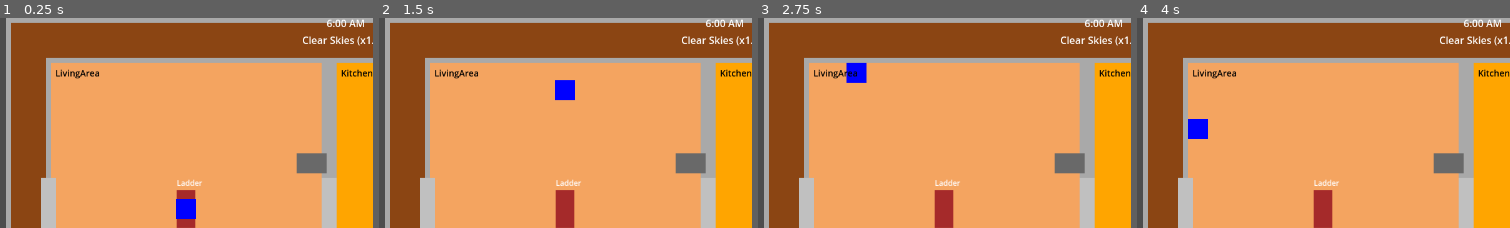
Above: before the commit, frames 1-4 (left to right).
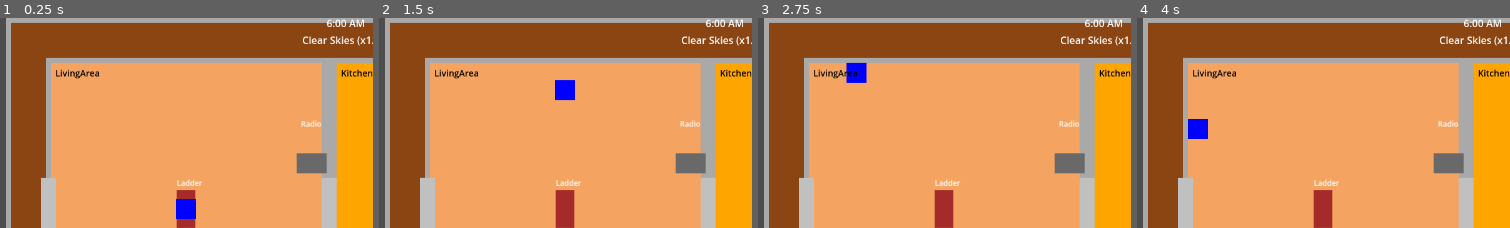
Above: after the commit, the same moments.

Repository: nexus382/firetower-game
Game: Godot game, scene res://scenes/Main.tscn
Two runs of this game, one before a commit and one after it. Both use one fixed random seed, a clock stepped at 60 frames per second and the inputs below.
Inputs:
- Up to frame 1 (0.25 s): no input
- Up to frame 2 (1.5 s): tap Enter at 0.5 s; hold I (interact) 0.53-1.28 s; hold W (move_up) from 0.53 s (still down); tap I (interact) at 1.35 s
- Up to frame 3 (2.75 s): tap Space at 2 s; release W (move_up) at 2.03 s; hold A (move_left) from 2.03 s (still down); hold I (interact) from 2.03 s (still down)
- Up to frame 4 (4 s): release I (interact) at 2.78 s; tap I (interact) at 2.85 s; tap Enter at 3.5 s; release A (move_left) at 3.53 s; hold S (move_down) from 3.53 s (still down); hold I (interact) from 3.53 s (still down)
The pictures show only the part of the screen within x 0-50%, y 8-57%; the shares and areas given below are measured in that part.

The runs differ from the first frame. In frame 1, 0.1% of the frame differs, in the area x 80-87%, y 48-52%; in frame 2, 0.1%; in frame 3, 0.1%; in frame 4, 0.1%.

Commit message:
Fix radio interactions and add in-tower label

Diff:
--- a/scripts/TowerManager.gd
+++ b/scripts/TowerManager.gd
@@ -325,6 +325,17 @@
     prompt.add_theme_font_size_override("font_size", 12)
     radio.add_child(prompt)
 
+    var name_label = Label.new()
+    name_label.name = "NameLabel"
+    name_label.text = "Radio"
+    name_label.position = Vector2(-20, -72)
+    name_label.custom_minimum_size = Vector2(40, 16)
+    name_label.horizontal_alignment = HORIZONTAL_ALIGNMENT_CENTER
+    name_label.add_theme_color_override("font_color", Color.WHITE)
+    name_label.add_theme_font_size_override("font_size", 12)
+    name_label.z_index = 3
+    radio.add_child(name_label)
+
     var collision = CollisionShape2D.new()
     collision.name = "InteractShape"
     var shape = RectangleShape2D.new()
--- a/scripts/objects/Radio.gd
+++ b/scripts/objects/Radio.gd
@@ -8,7 +8,7 @@
 
 var _player_in_range: bool = false
 var _game_manager: GameManager
-var _radio_panel: RadioPanel
+var _radio_panel: Control
 
 func _ready():
     monitoring = true
@@ -28,7 +28,8 @@
     if root == null:
         return
     _game_manager = root.get_node_or_null("Main/GameManager")
-    _radio_panel = root.get_node_or_null("Main/UI/RadioPanel")
+    var panel_node = root.get_node_or_null("Main/UI/RadioPanel")
+    _radio_panel = panel_node if panel_node is Control else null
 
 func _unhandled_input(event):
     if !_player_in_range:
@@ -61,7 +62,7 @@
         var title = broadcast.get("title", "Radio Update")
         var text = broadcast.get("text", static_text)
         _show_panel_with_message({
-            "title": "%s - Day %d" % [title, report.get("day", 0)],
+            "title": "{0} - Day {1}".format(title, report.get("day", 0)),
             "text": text
         })
     else:
@@ -71,10 +72,12 @@
         })
 
 func _show_panel_with_message(payload: Dictionary):
-    if _radio_panel:
+    if _radio_panel and _radio_panel.has_method("display_broadcast"):
         _radio_panel.display_broadcast(payload)
     else:
-        print("📻 %s -> %s" % [payload.get("title", "Radio"), payload.get("text", "")])
+        var title = payload.get("title", "Radio")
+        var message = payload.get("text", "")
+        print("📻 {0} -> {1}".format(title, message))
 
 func _on_body_entered(body):
     if body is Player:
